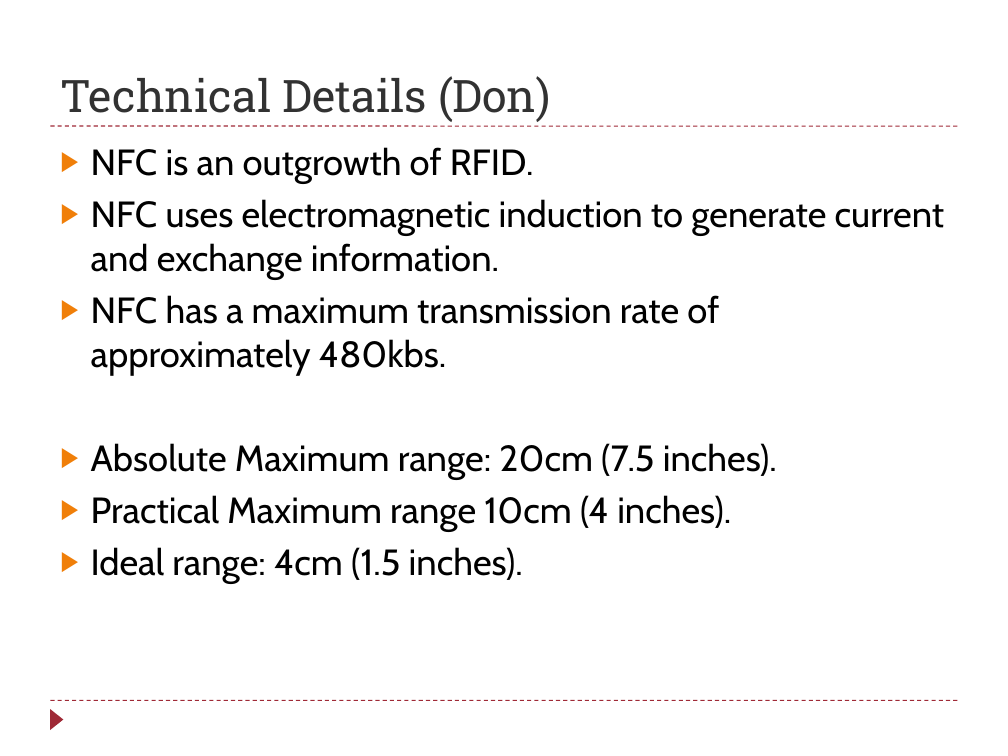
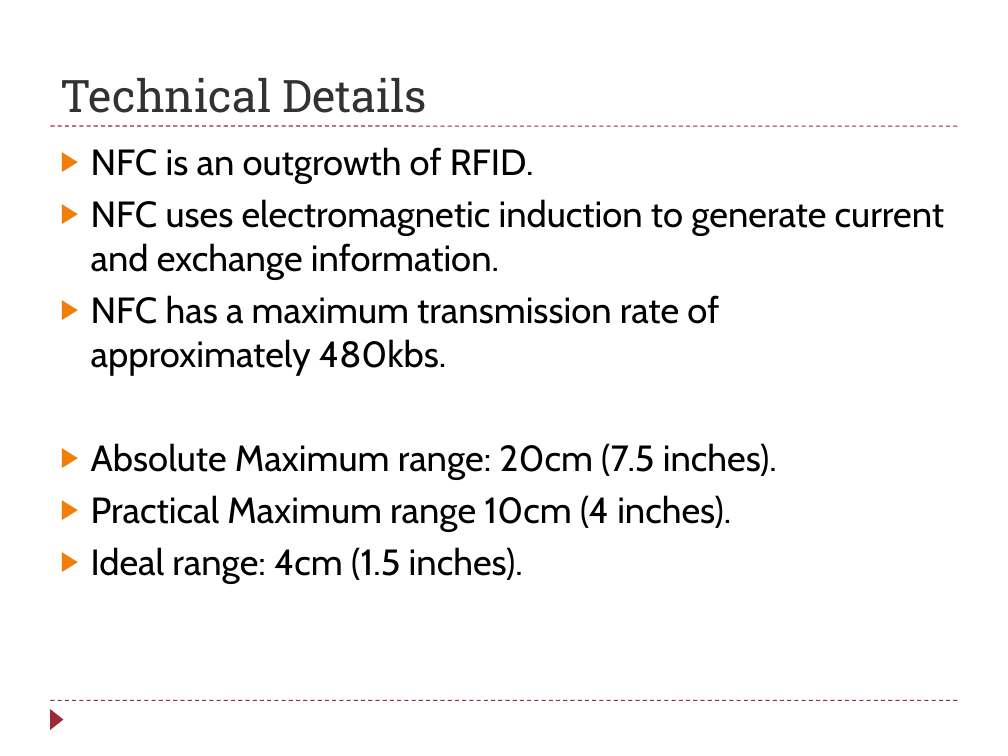
Before and after one commit to raikesd/NFCProject, a slide deck: slide 6 of NFC_brandi.pptx. Drawn at 1008x756 pixels with LibreOffice and Linux fonts; fonts in the diff are those of the drawing. Boxes give left, top, right and bottom in pixels: in the first picture for what was removed or moved away, otherwise in the second. Text is boxed around its words. In the diff, an @@ line names an element or a change of style, - is before the commit and + after.

```diff
--- a/NFC_brandi.pptx
+++ b/NFC_brandi.pptx
@@ title at [60,78,427,113]: text changed @@
-Technical Details (Don)
+Technical Details
```
Also in this commit, not shown: 6 other slides changed, 1 slide added, 1 slide removed, 17 other files.
